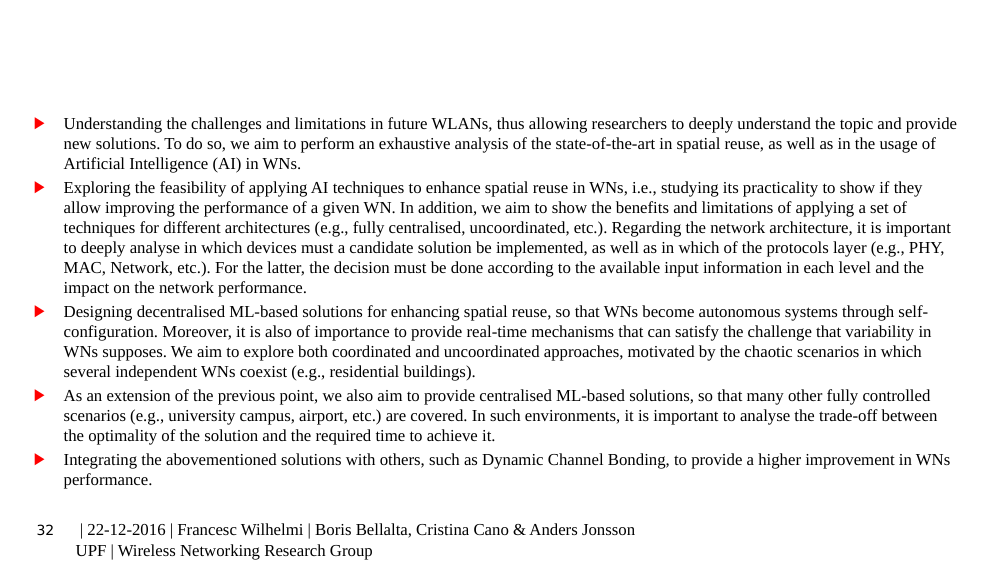
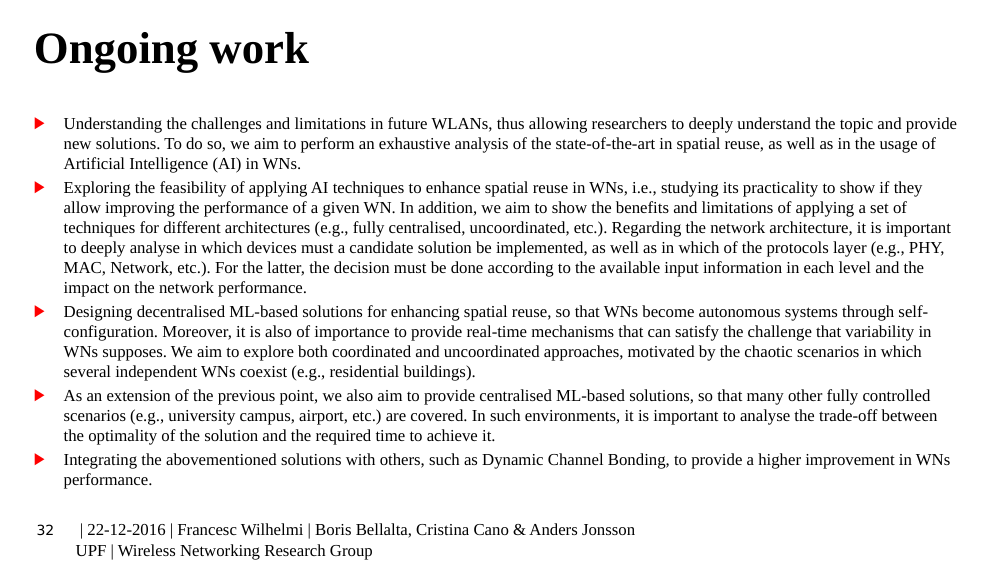
Before and after one commit to BelmY/thesis_proposal, a slide deck: slide 32 of Presentation/thesis_proposal.pptx. Drawn at 1008x567 pixels with LibreOffice and Linux fonts; fonts in the diff are those of the drawing; background and template pictures are left out. Boxes give left, top, right and bottom in pixels: in the first picture for what was removed or moved away, otherwise in the second. Text is boxed around its words. In the diff, an @@ line names an element or a change of style, - is before the commit and + after.

```diff
--- a/Presentation/thesis_proposal.pptx
+++ b/Presentation/thesis_proposal.pptx
@@ title added at box(34, 32, 309, 73), 32 pt, text #000000, bold @@
+Ongoing work
```
Also in this commit, not shown: 4 other slides changed, 3 slides added, 2 slides removed, 12 other files.
